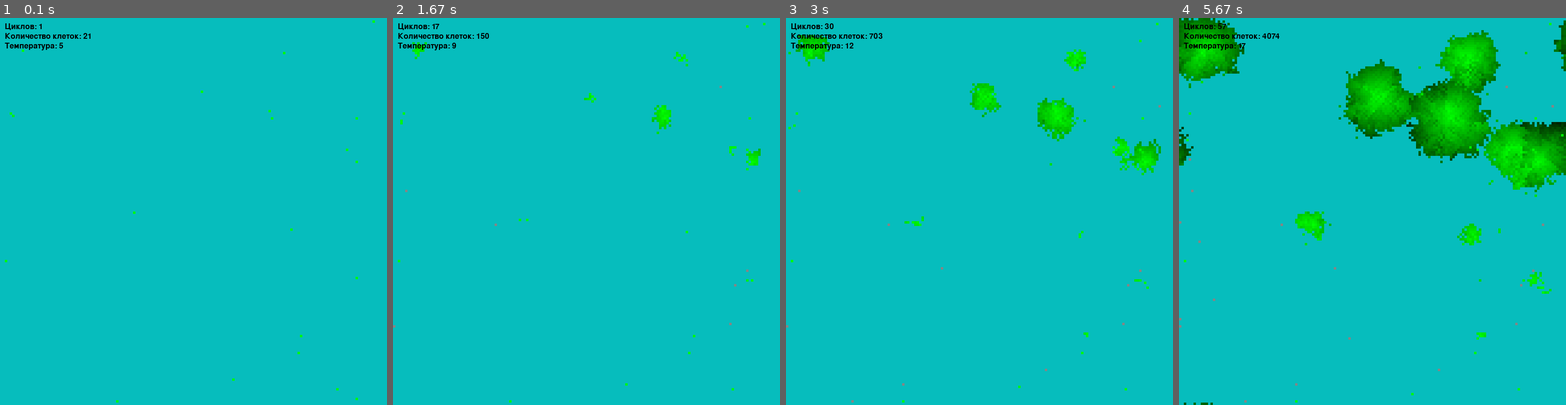
Above: before the commit, frames 1-4 (left to right).
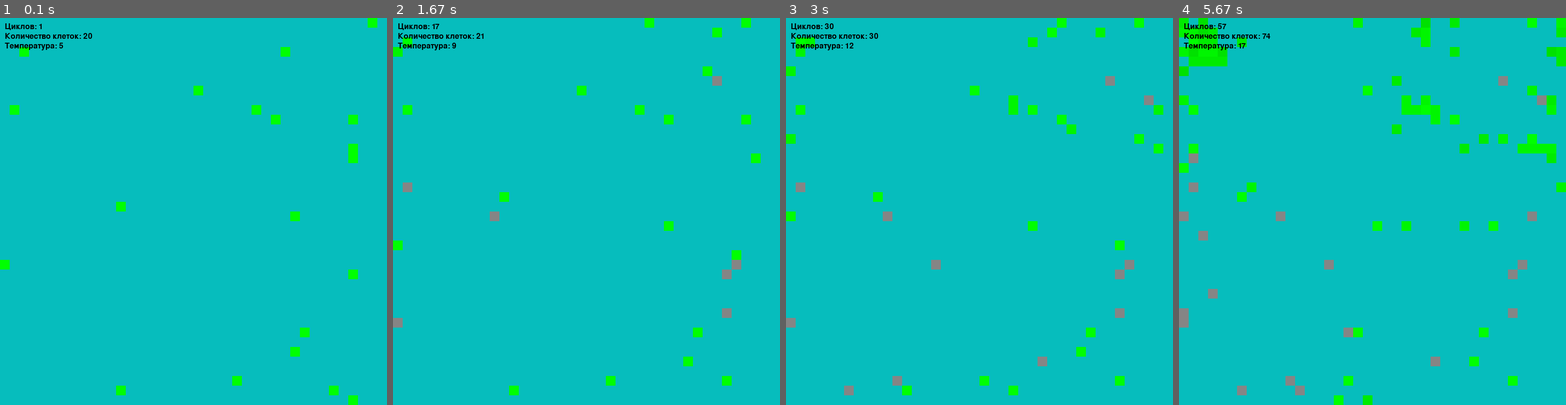
Above: after the commit, the same moments.

Repository: PilotOfAsuka/CellLabPython
Game: pygame game, started from BotsPython.py
The game is run twice, just before and just after one commit, with the same random seed, the same clock (stepped at 60 frames per second) and the same inputs.
Inputs:
- Up to frame 1 (0.1 s): no input
- Up to frame 2 (1.67 s): no input
- Up to frame 3 (3 s): no input
- Up to frame 4 (5.67 s): no input

The runs differ from the first frame. In frame 1, 1.2% of the frame differs, in the area x 0-98%, y 0-100%; in frame 2, 2.2%; in frame 3, 4.7%; in frame 4, 17%, in the area x 0-100%, y 0-100%.

Commit message:
Update BotsPython.py Bug FIx ;)

Diff:
--- a/BotsPython.py
+++ b/BotsPython.py
@@ -8,23 +8,24 @@
 
 # Константы
 WIDTH, HEIGHT = 800, 800
-CELL_SIZE = 5 # размер клетки изменяя этот параметр меняется масштаб
+CELL_SIZE = 20 # размер клетки изменяя этот параметр меняется масштаб
 GRID_SIZE = WIDTH // CELL_SIZE
 cycle_count = 0
 max_temperature_change = 15  # Максимальное изменение температуры
 base_temperature = 5  # Базовая температура
 
 # словарь направлений
-def move_right(): return (1, 0)
-def move_left(): return (-1, 0)
-def move_down(): return (0, 1)
-def move_up(): return (0, -1)
+class Direction:
+    UP = 0
+    RIGHT = 1
+    DOWN = 2
+    LEFT = 3
 
 move_actions = {
-    1: move_right,
-    2: move_left,
-    3: move_down,
-    4: move_up
+    Direction.UP: lambda: (0, -1),   # Вверх
+    Direction.RIGHT: lambda: (1, 0), # Вправо
+    Direction.DOWN: lambda: (0, 1),  # Вниз
+    Direction.LEFT: lambda: (-1, 0), # Влево
 }
 #>>>>>>>>>>><<<<<<<<<<<
 
@@ -52,18 +53,18 @@
         self.color = color
 
         # функция выполнения генома
-    def execute_genome(self):
+    def execute_genome(self, occupied_positions):
         self.food -= calculate_energy_cost(temperature, 10)
         command = self.genome[self.ptr]
-        self.execute_command(command)
+        self.execute_command(command, occupied_positions)
 
         # функция выполнений команд
-    def execute_command(self, command):
+    def execute_command(self, command,occupied_positions):
         # Выполнение команды в зависимости от числа
         if command in range(10,24):
             self.photosynthesis()
         elif command in range(25,40):
-            self.move()
+            self.move(occupied_positions)
         elif command == range(1,9):
             self.how_many_food()
         else:
@@ -90,27 +91,35 @@
             self.ptr = (self.ptr + self.genome[next_next_ptr_index]) % len(self.genome)
 
         # функция движения клетки и проверки на столкновение
-    def move(self):
-         # Модификация для движения бота
+
+    def move(self, occupied_positions):
+        # Модификация для движения бота
         move_dir_index = (self.ptr + 1) % len(self.genome)
         move_dir = self.genome[move_dir_index] % 4  # Теперь у нас только 4 направления
-        dx, dy = move_actions.get(move_dir, lambda: (0, 0))()
+        dx, dy = move_actions.get(move_dir, lambda: (0, 0))()  # Получаем смещение
         self.food -= calculate_energy_cost(temperature, 10)
+
         # Обновление позиции бота
         x, y = self.position
         new_x, new_y = ((x + dx) % GRID_SIZE, (y + dy) % GRID_SIZE)
-        if not any(bot.position == (new_x, new_y) for bot in bots):  # Проверить, занята ли клетка
+        # Проверяем, свободна ли новая позиция
+        if (new_x, new_y) not in occupied_positions:
+            # Обновляем позиции в словаре
+            del occupied_positions[(x, y)]
+            occupied_positions[(new_x, new_y)] = self
             self.position = new_x, new_y
+
+            # Проверяем наличие еды и обновляем уровень энергии
+            if (new_x, new_y) in food_positions:
+                self.food += 1
+                food_positions.remove((new_x, new_y))
+
             dir_index = (self.ptr + 2) % len(self.genome)
-            self.ptr = (self.ptr + self.genome[dir_index]) % len(self.genome)
-        if self.position in food_cells:
-            self.food += 1  # Восстанавливаем энергию
-            food_cells.remove(self.position)  # Удаляем клетку еды
-            dir_index = (self.ptr + 43) % len(self.genome)
             self.ptr = (self.ptr + self.genome[dir_index]) % len(self.genome)
         else:
             dir_index = (self.ptr + 3) % len(self.genome)
             self.ptr = (self.ptr + self.genome[dir_index]) % len(self.genome)
+
 
         # функция поворота (НЕреализованно)
     def rotate(self):
@@ -137,44 +146,44 @@
 
         # функция деления
     def reproduce(self, bots):
-        if not self.is_space_to_reproduce(bots):
-            return None  # Нет места для деления
-
-        # Создание нового бота с похожим геномом
-        new_genome = self.genome[:]
-        mutation_index = random.randint(0, len(new_genome) - 1)
-        new_genome[mutation_index] = random.randint(0, 63)
-
-        # Выбор позиции для нового бота
-        free_positions = self.get_free_adjacent_positions(bots)
+
+        # Получаем список свободных позиций вокруг бота
+        free_positions = self.get_free_adjacent_positions(occupied_positions)
+
         if not free_positions:
-            return None  # Нет свободных позиций
-
+            return None  # Нет свободных позиций для размножения
+
+        # Выбираем случайную свободную позицию для нового бота
         new_position = random.choice(free_positions)
-        new_color = (0, max(self.color[1] - 10, 0), 0)  # Уменьшаем зеленый компонент
-        new_bot = BotGenome(genome_size=len(new_genome), food=self.food // 2, x=new_position[0], y=new_position[1], color=new_color)
-        self.food = self.food // 2  # Поделить энергию между родителем и потомком
+
+        # Создаем нового бота в выбранной позиции
+        new_color = (0, max(self.color[1] - 10, 0), 0)  # Новый цвет для бота
+        new_bot = BotGenome(genome_size=len(self.genome), food=self.food // 2, x=new_position[0], y=new_position[1], color=new_color)
+        self.food //= 2  # Делим энергию между родителем и потомком
         return new_bot
 
+
         # функция получения свободного места вокруг
-    def get_free_adjacent_positions(self, bots):
+    def get_free_adjacent_positions(self, occupied_positions):
         adjacent_positions = [
             ((self.position[0] + dx) % GRID_SIZE, (self.position[1] + dy) % GRID_SIZE)
             for dx in [-1, 0, 1] for dy in [-1, 0, 1] if not (dx == 0 and dy == 0)
         ]
-        return [pos for pos in adjacent_positions if pos not in [bot.position for bot in bots]]
+        return [pos for pos in adjacent_positions if pos not in occupied_positions]
         # функция проверки свободного места
-    def is_space_to_reproduce(self, bots):
+
+    def is_space_to_reproduce(self, occupied_positions):
+        # Вычисляем соседние позиции
         adjacent_positions = [
             ((self.position[0] + dx) % GRID_SIZE, (self.position[1] + dy) % GRID_SIZE)
             for dx in [-1, 0, 1] for dy in [-1, 0, 1] if not (dx == 0 and dy == 0)
         ]
-        return any(pos not in [bot.position for bot in bots] for pos in adjacent_positions)
+        # Проверяем, есть ли хотя бы одна свободная позиция
+        return any(pos not in occupied_positions for pos in adjacent_positions)
 
 
 
 #>>>>>>отдельные функции<<<<<<<<<
-
 # функция расчёта потребления энергии от температуры
 def calculate_energy_cost(temperature, base_energy_cost):
     optimal_temperature = 5  # Оптимальная температура
@@ -252,22 +261,21 @@
             pygame.quit()
             sys.exit()
 
+    occupied_positions = {(bot.position[0], bot.position[1]): bot for bot in bots}
+    food_positions = set(food_cells)
+
     # Удаление ботов с нулевым или отрицательным уровнем энергии и создание клеток еды
-    for bot in bots:
-        if bot.food < 0:
-            if random.random() < 0.2:  # Вероятность 20% на создание клетки еды
-                food_cells.append(bot.position)
-
+    food_cells.extend([bot.position for bot in bots if bot.food < 0 and random.random() < 0.2])
     bots = [bot for bot in bots if bot.food >= 0]
 
     new_bots = []
     for bot in bots:
-        # Выполнение команды генома для каждого бота
-        bot.execute_genome()
+        bot.execute_genome(occupied_positions)
         if bot.food > 1000 and bot.is_space_to_reproduce(bots):
-            new_bot = bot.reproduce(bots)
+            new_bot = bot.reproduce(occupied_positions)
             if new_bot:
                 new_bots.append(new_bot)
+                occupied_positions[new_bot.position] = new_bot  # Добавляем нового бота в словарь занятых позиций
 
 
     # Случайное появление еды
@@ -280,6 +288,8 @@
     # В конце основного игрового цикла
     bots.extend(new_bots)  # Добавляем новых ботов в основной список
     new_bots.clear()       # Очищаем список новых ботов для следующего цикла
+
+    #
 
 
     # Обновление дисплея
@@ -291,4 +301,5 @@
     draw_bot_count(bots)
     draw_temp_count(temperature)
     pygame.display.flip()
+    print(f'Цикл номер: {cycle_count}')
     pygame.time.delay(100)  # Задержка в 100 миллисекунд
